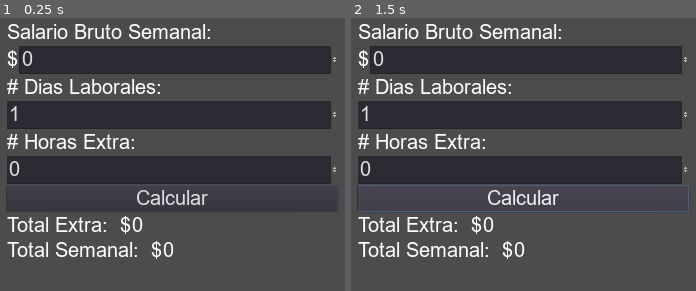
Above: before the commit, frames 1-2 (left to right).
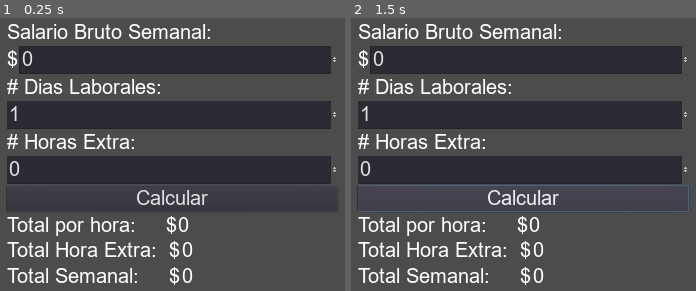
Above: after the commit, the same moments.

Repository: NintenDuck/Calculadora-Salario
Game: Godot game, scene res://Scenes/main.tscn
Same seed, same stepped clock (60 frames per second), same inputs: the game is played once before the commit and once after it.
Inputs:
- Up to frame 1 (0.25 s): no input
- Up to frame 2 (1.5 s): click "Calcular" at 0.5 s; click "Calcular" at 1.25 s

The runs differ from the first frame. In frame 1, 3.0% of the frame differs, in the area x 2-56%, y 72-98%; in frame 2, 3.0%.

Commit message:
Add: salary by hour, ext-hour and result from week

Diff:
--- a/Scenes/main.tscn
+++ b/Scenes/main.tscn
@@ -96,38 +96,55 @@
 [node name="Totales" type="VBoxContainer" parent="MarginUI/VBoxContainer"]
 margin_top = 463.0
 margin_right = 795.0
-margin_bottom = 581.0
+margin_bottom = 642.0
 
-[node name="HBoxContainer3" type="HBoxContainer" parent="MarginUI/VBoxContainer/Totales"]
+[node name="SalarioXHora" type="HBoxContainer" parent="MarginUI/VBoxContainer/Totales"]
 margin_right = 795.0
 margin_bottom = 57.0
 
-[node name="Label" type="Label" parent="MarginUI/VBoxContainer/Totales/HBoxContainer3"]
-margin_right = 307.0
+[node name="Label" type="Label" parent="MarginUI/VBoxContainer/Totales/SalarioXHora"]
+margin_right = 420.0
 margin_bottom = 57.0
-text = "Total Extra:  $"
+text = "Total por hora:     $"
 
-[node name="LabelResultExtra" type="Label" parent="MarginUI/VBoxContainer/Totales/HBoxContainer3"]
+[node name="LabelHora" type="Label" parent="MarginUI/VBoxContainer/Totales/SalarioXHora"]
 unique_name_in_owner = true
-margin_left = 311.0
-margin_right = 339.0
+margin_left = 424.0
+margin_right = 452.0
 margin_bottom = 57.0
 text = "0"
 
-[node name="HBoxContainer4" type="HBoxContainer" parent="MarginUI/VBoxContainer/Totales"]
+[node name="SalarioExtra" type="HBoxContainer" parent="MarginUI/VBoxContainer/Totales"]
 margin_top = 61.0
 margin_right = 795.0
 margin_bottom = 118.0
 
-[node name="Label" type="Label" parent="MarginUI/VBoxContainer/Totales/HBoxContainer4"]
-margin_right = 388.0
+[node name="Label" type="Label" parent="MarginUI/VBoxContainer/Totales/SalarioExtra"]
+margin_right = 430.0
 margin_bottom = 57.0
-text = "Total Semanal:  $"
+text = "Total Hora Extra:  $"
 
-[node name="LabelResultTotal" type="Label" parent="MarginUI/VBoxContainer/Totales/HBoxContainer4"]
+[node name="LabelHoraExtra" type="Label" parent="MarginUI/VBoxContainer/Totales/SalarioExtra"]
 unique_name_in_owner = true
-margin_left = 392.0
-margin_right = 420.0
+margin_left = 434.0
+margin_right = 462.0
+margin_bottom = 57.0
+text = "0"
+
+[node name="SalarioTotal" type="HBoxContainer" parent="MarginUI/VBoxContainer/Totales"]
+margin_top = 122.0
+margin_right = 795.0
+margin_bottom = 179.0
+
+[node name="Label" type="Label" parent="MarginUI/VBoxContainer/Totales/SalarioTotal"]
+margin_right = 430.0
+margin_bottom = 57.0
+text = "Total Semanal:     $"
+
+[node name="LabelSemanal" type="Label" parent="MarginUI/VBoxContainer/Totales/SalarioTotal"]
+unique_name_in_owner = true
+margin_left = 434.0
+margin_right = 462.0
 margin_bottom = 57.0
 text = "0"
 
--- a/Scripts/main.gd
+++ b/Scripts/main.gd
@@ -1,11 +1,18 @@
 extends Control
 
+
+# INPUTS
 onready var input_salary = get_node( '%InputSalary' )
 onready var input_dias = get_node( '%InputDias' )
 onready var input_extra = get_node( '%InputExtra' )
+
+# BUTTONS
 onready var button_calculate = get_node( '%ButtonCalculate' )
-onready var salario_extra = get_node( '%LabelResultExtra' )
-onready var label_result = get_node( '%LabelResultTotal' )
+
+# LABELS
+onready var lbl_salario_hora = get_node( '%LabelHora' )
+onready var lbl_salario_extra = get_node( '%LabelHoraExtra' )
+onready var lbl_total_semanal = get_node( '%LabelSemanal' )
 
 
 # FUNCIONES BASE
@@ -16,20 +23,24 @@
 	input_extra.get_line_edit().connect("focus_entered", self, "select_all_text", [input_extra.get_line_edit()])
 
 #FUNCIONES PERSONALES
+# TODO: Hacer que cuando pase de 9 horas cuenta el triple
 func _calculate_salary() -> void:
 	var salario:Dictionary = {
 		'semanal':		0,
+		'hora':			0,
 		'extra':		0,
-		'extra_total':	0,
 	}
 
 	salario.semanal			= input_salary.value
-	salario.extra			= salario.semanal / 48
-	salario.extra_total		= salario.extra * input_dias.value
+	salario.hora			= salario.semanal / 48
+	salario.extra			= salario.hora * 2
 
-	salario_extra.text	= str( salario.extra )
-	label_result.text 	= str( salario.semanal + salario.extra_total )
+	var salario_total		= salario.semanal + ( salario.extra * input_dias.value )
+
+	lbl_salario_hora.text	= str( salario.hora )
+	lbl_salario_extra.text	= str( salario.extra )
+	lbl_total_semanal.text	= str( salario_total )
 
 func select_all_text( line_node:LineEdit ) -> void:
-	yield( get_tree().create_timer(0.1), "timeout" )
+	yield( get_tree().create_timer(0.05), "timeout" )
 	line_node.select_all()
